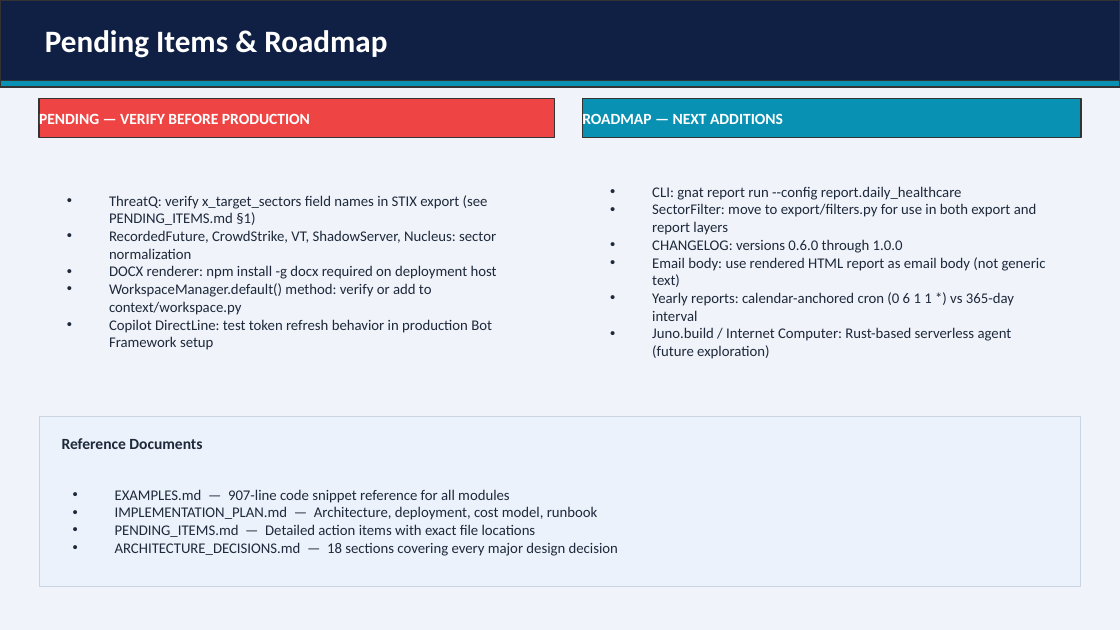
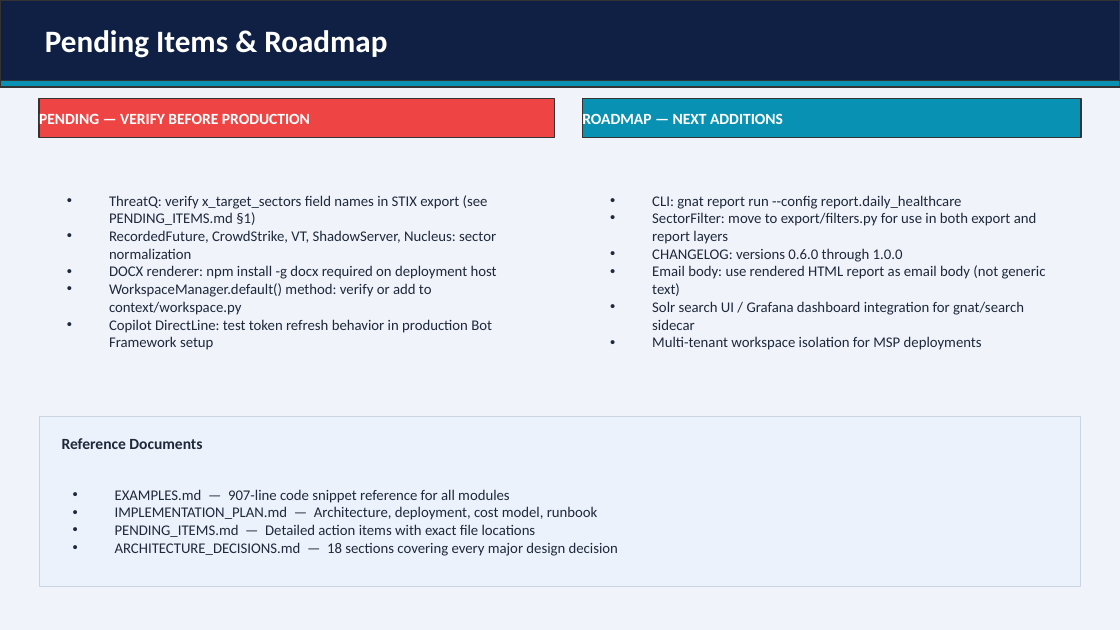
Before and after one commit to wrhalpin/GNAT, a slide deck: slide 18 of GNAT-Presentation.pptx (slide 17 before the commit). Drawn at 1120x630 pixels with LibreOffice and Linux fonts; fonts in the diff are those of the drawing. Boxes give left, top, right and bottom in pixels: in the first picture for what was removed or moved away, otherwise in the second. Text is boxed around its words. In the diff, an @@ line names an element or a change of style, - is before the commit and + after.

```diff
--- a/GNAT-Presentation.pptx
+++ b/GNAT-Presentation.pptx
@@ text at (652, 301, 1024, 350): text changed @@
-• Yearly reports: calendar-anchored cron (0 6 1 1 *) vs 365-day interval
-• Juno.build / Internet Computer: Rust-based serverless agent (future exploration)
+• Solr search UI / Grafana dashboard integration for gnat/search sidecar
+• Multi-tenant workspace isolation for MSP deployments
```
Also in this commit, not shown: 9 other slides changed, 1 slide added.
